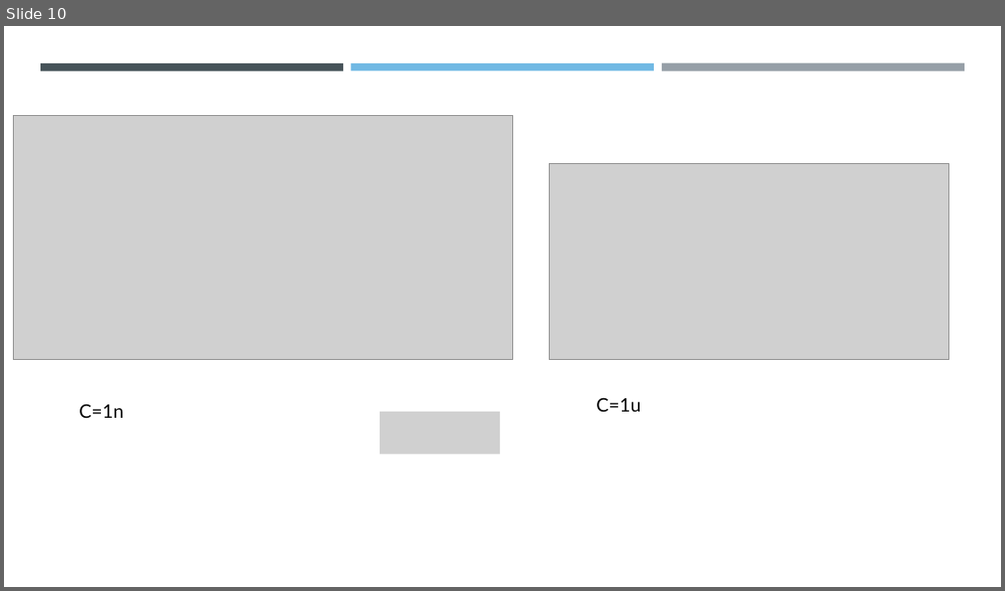
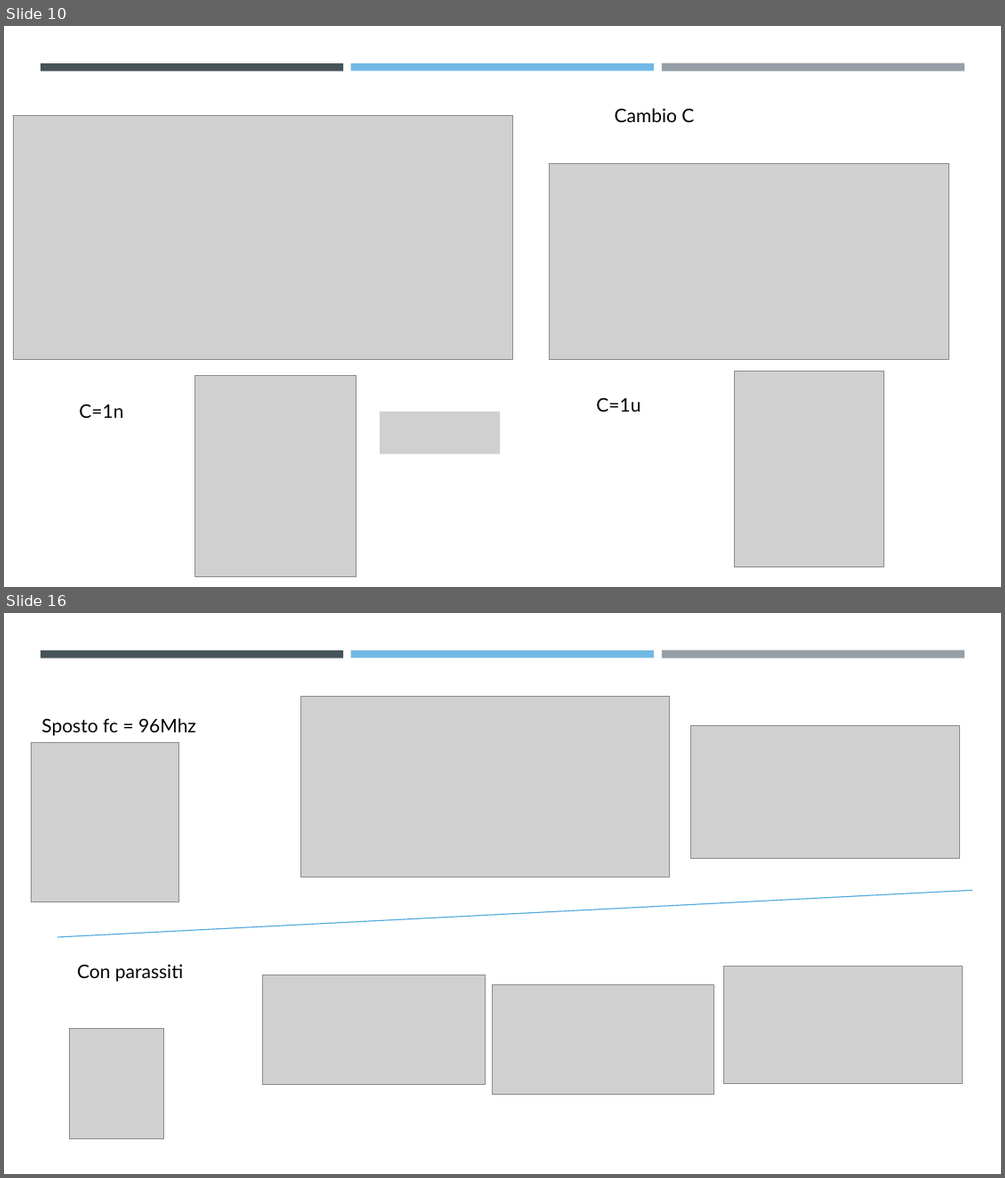
Before and after one commit to RiccardoSC2050/Progetto-sistemi-elettronici, a slide deck: presentazione/Studio filtro passa alto (HP).pptx. Shown one above the other, each under a label of ours: slide 10 before the commit, slides 10 and 16 after it; the slides between them are not shown. The pictures are 1005x591 and 1005x1178 pixels, drawn with LibreOffice and Linux fonts; fonts in the diff are those of the drawing; grey boxes stand for pictures. Boxes give left, top, right and bottom in pixels: in the first picture for what was removed or moved away, otherwise in the second. Text is boxed around its words. In the diff, an @@ line names an element or a change of style, - is before the commit and + after.

```diff
--- a/presentazione/Studio filtro passa alto (HP).pptx
+++ b/presentazione/Studio filtro passa alto (HP).pptx
@@ slide 16 added at (x1=4, y1=613, x2=1001, y2=1174), background #FFFFFF; not listed: 3 template elements that a slide beside it also shows @@
@@ text added at (x1=41, y1=718, x2=196, y2=736), 18 pt, text #000000 @@
+Sposto fc = 96Mhz
@@ picture added at (x1=301, y1=697, x2=670, y2=877) @@
@@ picture added at (x1=31, y1=743, x2=179, y2=901) @@
@@ picture added at (x1=690, y1=726, x2=960, y2=859) @@
@@ line added from (57, 937) to (972, 891), #54ABDF 1 pt @@
@@ text added at (x1=77, y1=964, x2=183, y2=981), 18 pt, text #000000 @@
+Con parassiti
@@ picture added at (x1=263, y1=975, x2=485, y2=1084) @@
@@ picture added at (x1=492, y1=985, x2=714, y2=1094) @@
@@ picture added at (x1=724, y1=966, x2=963, y2=1083) @@
@@ picture added at (x1=70, y1=1028, x2=164, y2=1138) @@
@@ slide 10 changed as well @@
@@ text added at (x1=615, y1=108, x2=694, y2=122), 18 pt, text #000000 @@
+Cambio C
@@ picture added at (x1=735, y1=370, x2=885, y2=566) @@
@@ picture added at (x1=194, y1=376, x2=356, y2=577) @@
```
Also in this commit, not shown: 5 other slides changed, 12 other slides added, 1 slide removed, 12 other files.
